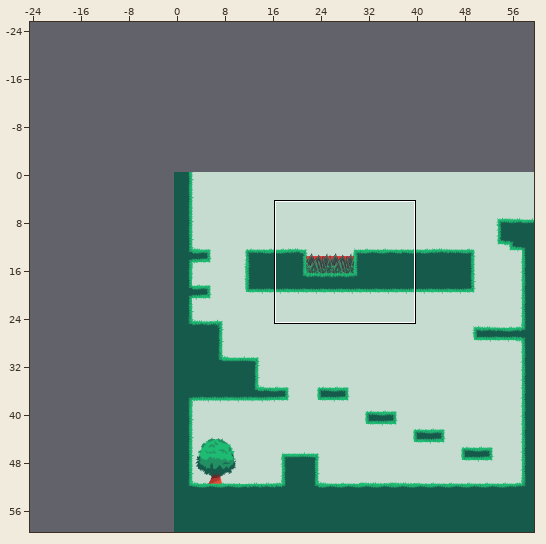
Tiled map: assets/levels/level1.tmx. Above, an overview of the earlier version with the close-up marked.
Close-up. Old version:
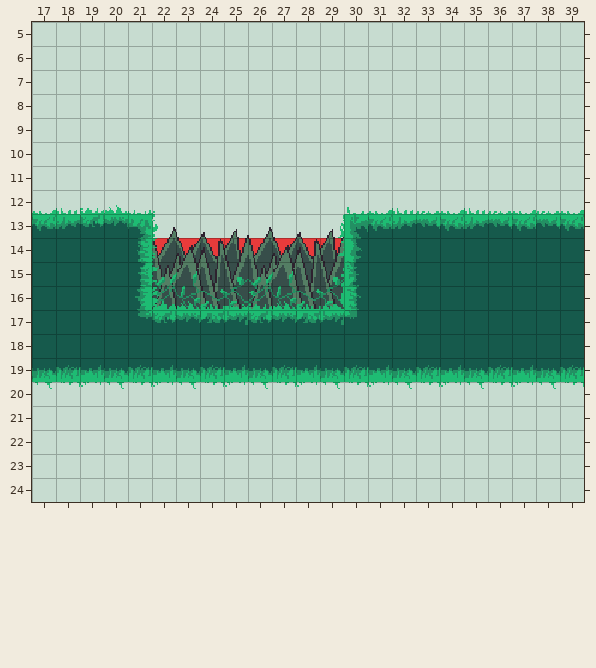
Cells are 16x16 px. Shown: x 17..39, y 5..24. The commit also changed other parts of the map, which this record leaves out.
Once edited:
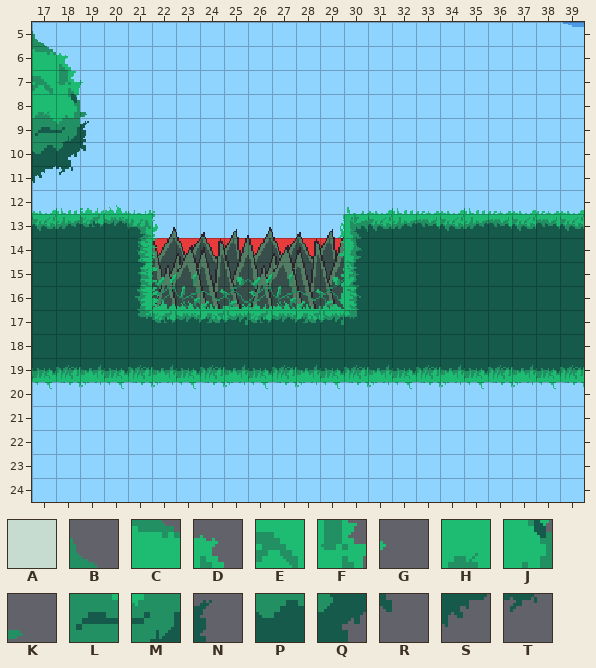
Key: from "level1-tileset1": A 2; from "tree": B 5, C 13, D 14, E 21, F 22, G 23, H 29, J 30, K 31, L 37, M 38, N 39, P 45, Q 46, R 47, S 53, T 54.
_ is an empty cell.
Difference:
layer "Background/Background1" added
Layer "Background" (removed):
y 5..12: x 17..39 AAAAAAAAAAAAAAAAAAAAAAA -> _______________________
y 13: x 22..29 AAAAAAAA -> ________
y 20..24: x 17..39 AAAAAAAAAAAAAAAAAAAAAAA -> _______________________
Layer "Background1":
y 5: x 17 _ -> B
y 6: x 17..18 __ -> CD
y 7: x 17..19 ___ -> EFG
y 8: x 17..19 ___ -> HJK
y 9: x 17..19 ___ -> LMN
y 10: x 17..19 ___ -> PQR
y 11: x 17..18 __ -> ST
